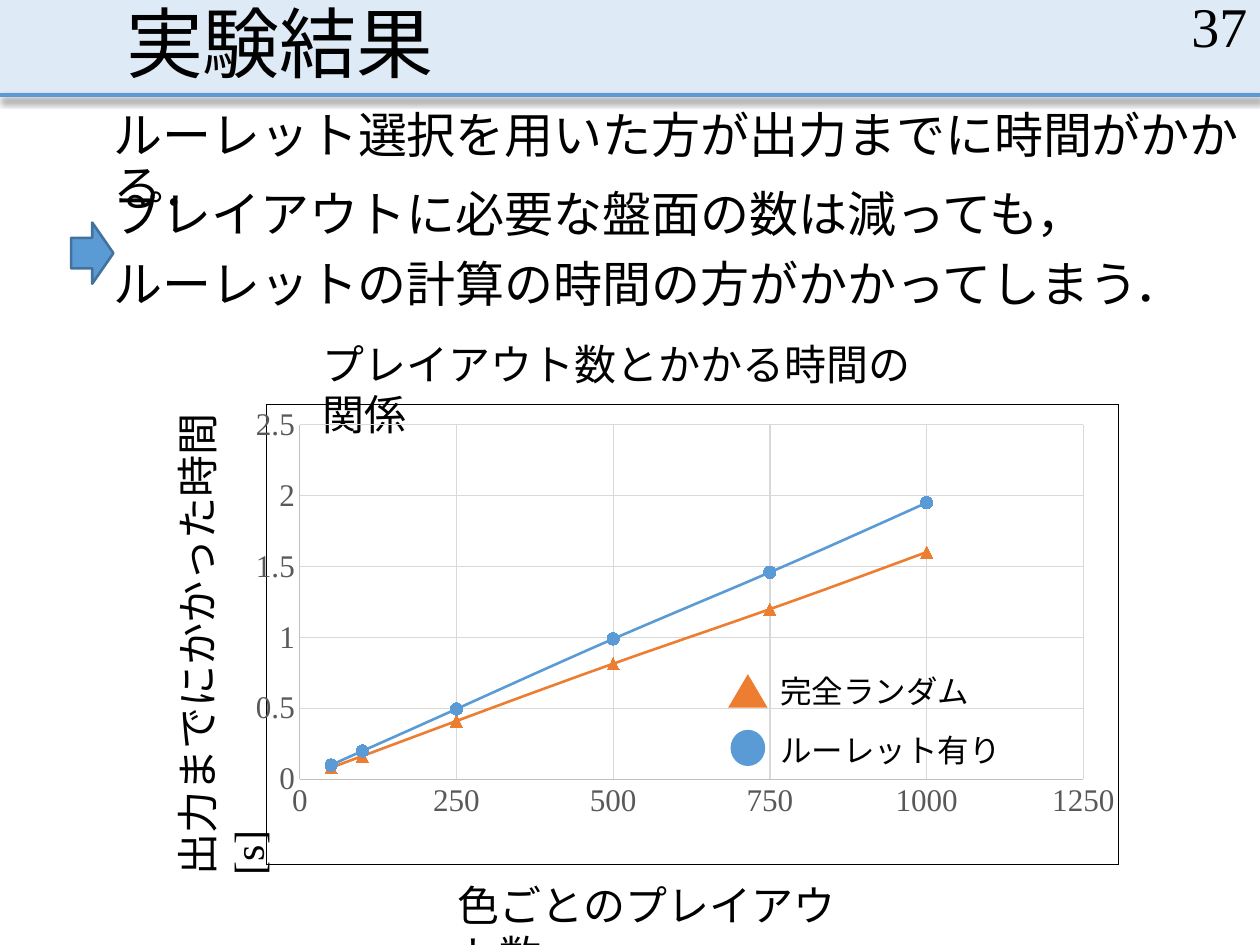
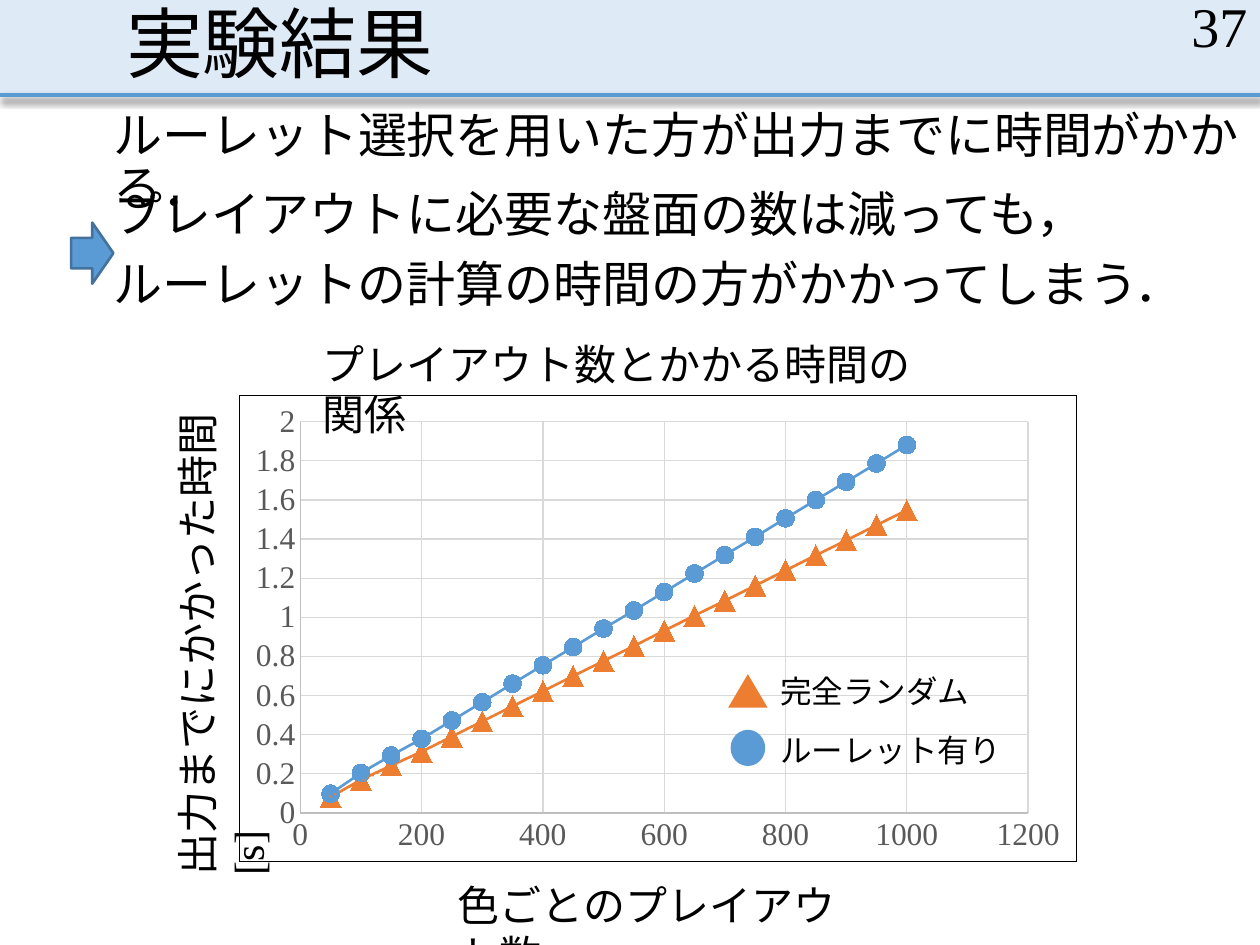
Before and after one commit to MasayaOda/SR, a slide deck: slide 37 of 190702oda.pptx. Drawn at 1260x945 pixels with LibreOffice and Linux fonts; fonts in the diff are those of the drawing. Boxes give left, top, right and bottom in pixels: in the first picture for what was removed or moved away, otherwise in the second. Text is boxed around its words. In the diff, an @@ line names an element or a change of style, - is before the commit and + after.

```diff
--- a/190702oda.pptx
+++ b/190702oda.pptx
@@ scatter smooth chart at (x1=239, y1=396, x2=1077, y2=862) @@
@@ scatter smooth chart to scatter lines chart @@
-Series 1: (50, 0.1), (100, 0.2), (250, 0.5), (500, 0.99), (750, 1.46), (1000, 1.95)
+Series 1: (50, 0.1), (100, 0.2), (150, 0.29), (200, 0.38), (250, 0.47), (300, 0.57), (350, 0.66), (400, 0.75), (450, 0.85), (500, 0.94), (550, 1.03), (600, 1.13), (650, 1.22), (700, 1.32), (750, 1.41), (800, 1.51), (850, 1.6), (900, 1.69), (950, 1.79), (1000, 1.88)
-Series 2: (50, 0.08), (100, 0.16), (250, 0.41), (500, 0.81), (750, 1.2), (1000, 1.6)
+Series 2: (50, 0.08), (100, 0.17), (150, 0.24), (200, 0.31), (250, 0.39), (300, 0.47), (350, 0.55), (400, 0.62), (450, 0.7), (500, 0.78), (550, 0.85), (600, 0.93), (650, 1.01), (700, 1.08), (750, 1.16), (800, 1.24), (850, 1.32), (900, 1.39), (950, 1.47), (1000, 1.55)
@@ category axis changed @@
@@ plot area changed @@
@@ scatter lines chart resized from (x1=256, y1=404, x2=1118, y2=864) to (x1=239, y1=396, x2=1077, y2=862) @@
```
Also in this commit, not shown: 4 other slides changed, 2 other files.
